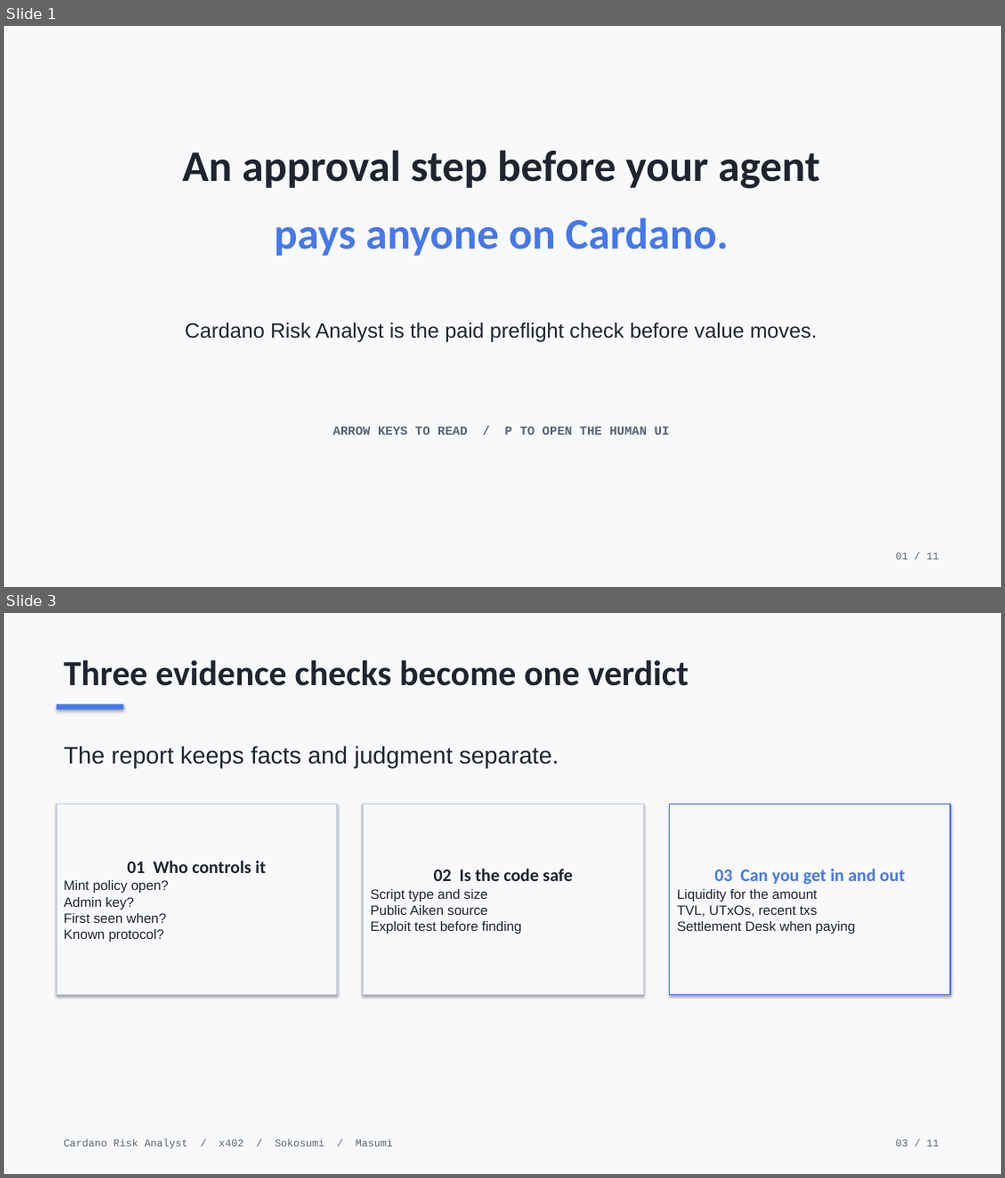
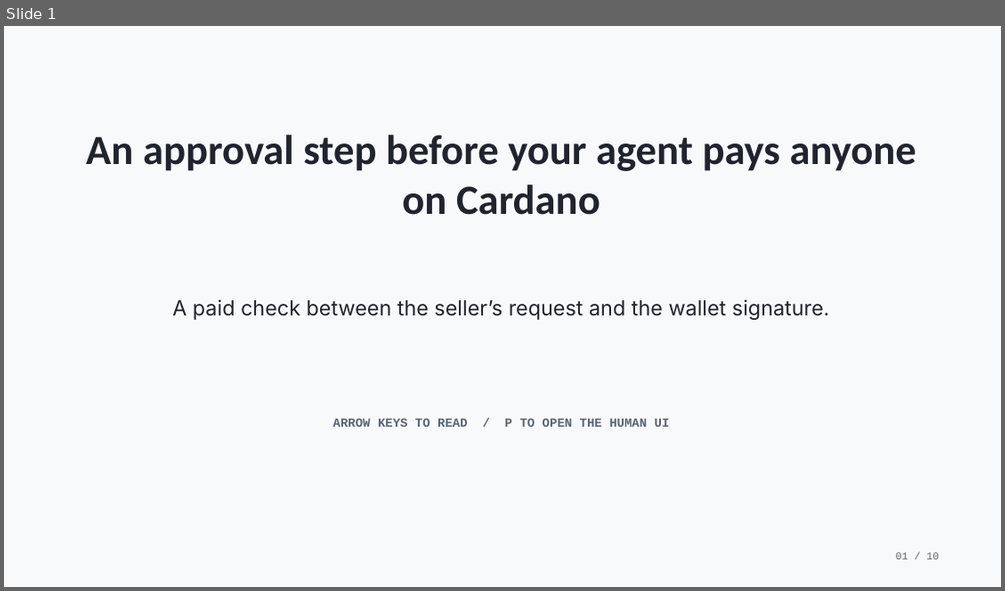
Before and after one commit to pieakshat/cardano-risk-coworker, a slide deck: deck/cardano-risk-analyst.pptx. Shown one above the other, each under a label of ours: slides 1 and 3 before the commit, slide 1 after it; the slides between them are not shown. The pictures are 1005x1178 and 1005x591 pixels, drawn with LibreOffice and Linux fonts; fonts in the diff are those of the drawing. Boxes give left, top, right and bottom in pixels: in the first picture for what was removed or moved away, otherwise in the second. Text is boxed around its words. In the diff, an @@ line names an element or a change of style, - is before the commit and + after.

Commit message:
Rewrite Cardano risk pitch deck

```diff
--- a/deck/cardano-risk-analyst.pptx
+++ b/deck/cardano-risk-analyst.pptx
@@ slide 3 removed at [4,613,1001,1174], background #F8F9FB @@
@@ text removed at [64,660,688,686] @@
-Three evidence checks become one verdict
@@ rectangle removed at [57,705,123,709] @@
@@ text removed at [64,746,558,768] @@
-The report keeps facts and judgment separate.
@@ rectangle removed at [57,803,337,995] @@
-01 Who controls it
-Mint policy open?
-Admin key?
-First seen when?
-Known protocol?
@@ rectangle removed at [363,803,643,995] @@
-02 Is the code safe
-Script type and size
-Public Aiken source
-Exploit test before finding
@@ rectangle removed at [670,803,950,995] @@
-03 Can you get in and out
-Liquidity for the amount
-TVL, UTxOs, recent txs
-Settlement Desk when paying
@@ text removed at [64,1139,393,1149] @@
-Cardano Risk Analyst / x402 / Sokosumi / Masumi
@@ text removed at [896,1139,938,1146] @@
-03 / 11
@@ slide 1 changed as well @@
@@ text at [86,135,916,215]: text changed; size 42 to 40 pt @@
-An approval step before your agent
+An approval step before your agent pays anyone on Cardano
@@ text at [172,299,829,320]: text changed; size 42 to 20 pt; font Calibri to Inter; text colour #4678E8 to #1F242E; bold off @@
-pays anyone on Cardano.
+A paid check between the seller’s request and the wallet signature.
@@ text removed at [185,322,817,342] @@
-Cardano Risk Analyst is the paid preflight check before value moves.
@@ text "ARROW KEYS TO READ / ...": place and size @@
-text "ARROW KEYS TO READ / ..." at [333,426,670,435]
+text "ARROW KEYS TO READ / ..." at [333,418,670,426]
@@ text removed at [896,552,938,559] @@
-01 / 11
@@ text added at [896,552,938,559], 10 pt, text #5A6472 @@
+01 / 10
```
Also in this commit, not shown: 9 slides added, 9 other slides removed, 4 other files.
